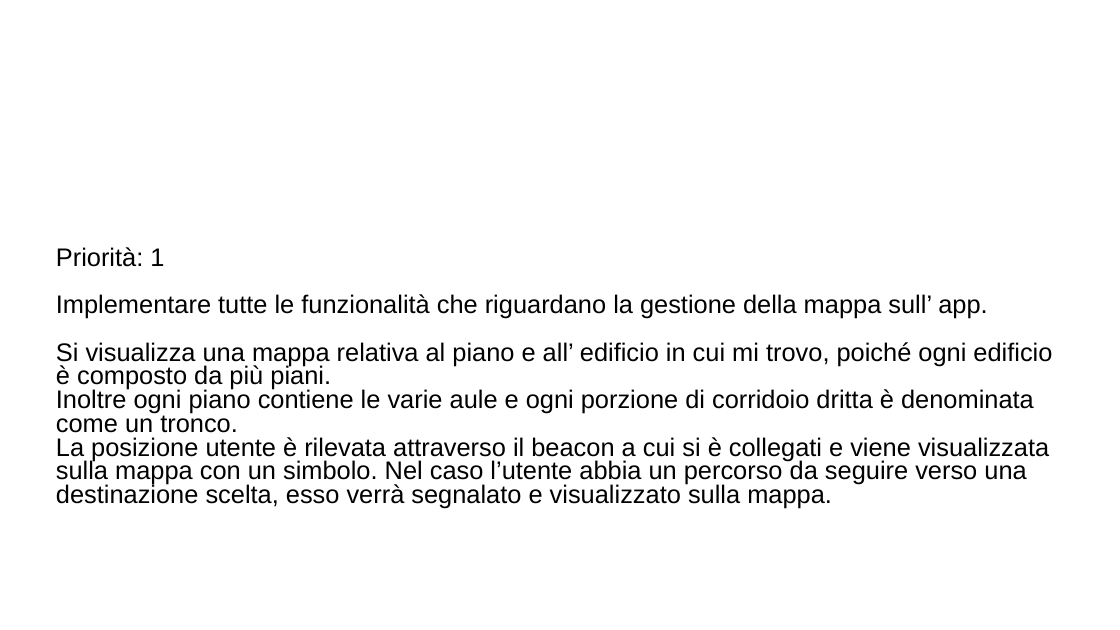
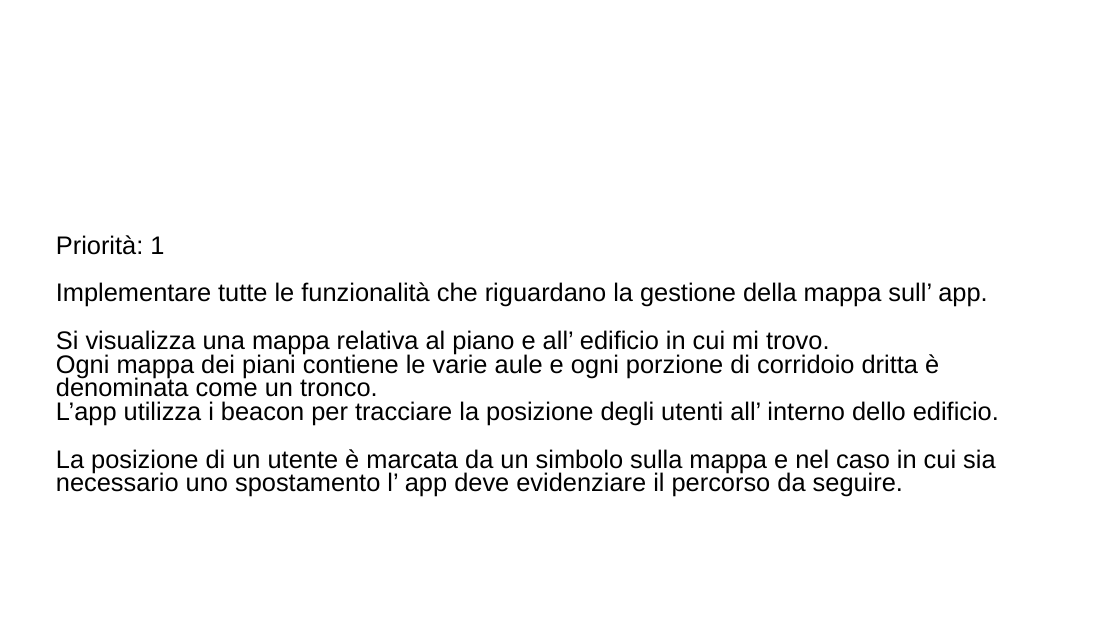
Before and after one commit to ecorradini/ProgettoIDS, a slide deck: slide 2 of AnalisiRequisiti/User Stories/UserStoriesNuova.ppt. Drawn at 1120x630 pixels with LibreOffice and Linux fonts; fonts in the diff are those of the drawing; background and template pictures are left out. Boxes give left, top, right and bottom in pixels: in the first picture for what was removed or moved away, otherwise in the second. Text is boxed around its words. In the diff, an @@ line names an element or a change of style, - is before the commit and + after.

```diff
--- a/AnalisiRequisiti/User Stories/UserStoriesNuova.ppt
+++ b/AnalisiRequisiti/User Stories/UserStoriesNuova.ppt
@@ text at (56, 330, 999, 497): text changed @@
-Si visualizza una mappa relativa al piano e all’ edificio in cui mi trovo, poiché ogni edificio è composto da più piani.
-Inoltre ogni piano contiene le varie aule e ogni porzione di corridoio dritta è denominata come un tronco.
-La posizione utente è rilevata attraverso il beacon a cui si è collegati e viene visualizzata sulla mappa con un simbolo. Nel caso l’utente abbia un percorso da seguire verso una destinazione scelta, esso verrà segnalato e visualizzato sulla mappa.
+Si visualizza una mappa relativa al piano e all’ edificio in cui mi trovo.
+Ogni mappa dei piani contiene le varie aule e ogni porzione di corridoio dritta è denominata come un tronco.
+L’app utilizza i beacon per tracciare la posizione degli utenti all’ interno dello edificio.
+La posizione di un utente è marcata da un simbolo sulla mappa e nel caso in cui sia necessario uno spostamento l’ app deve evidenziare il percorso da seguire.
```
Also in this commit, not shown: 1 other file.
